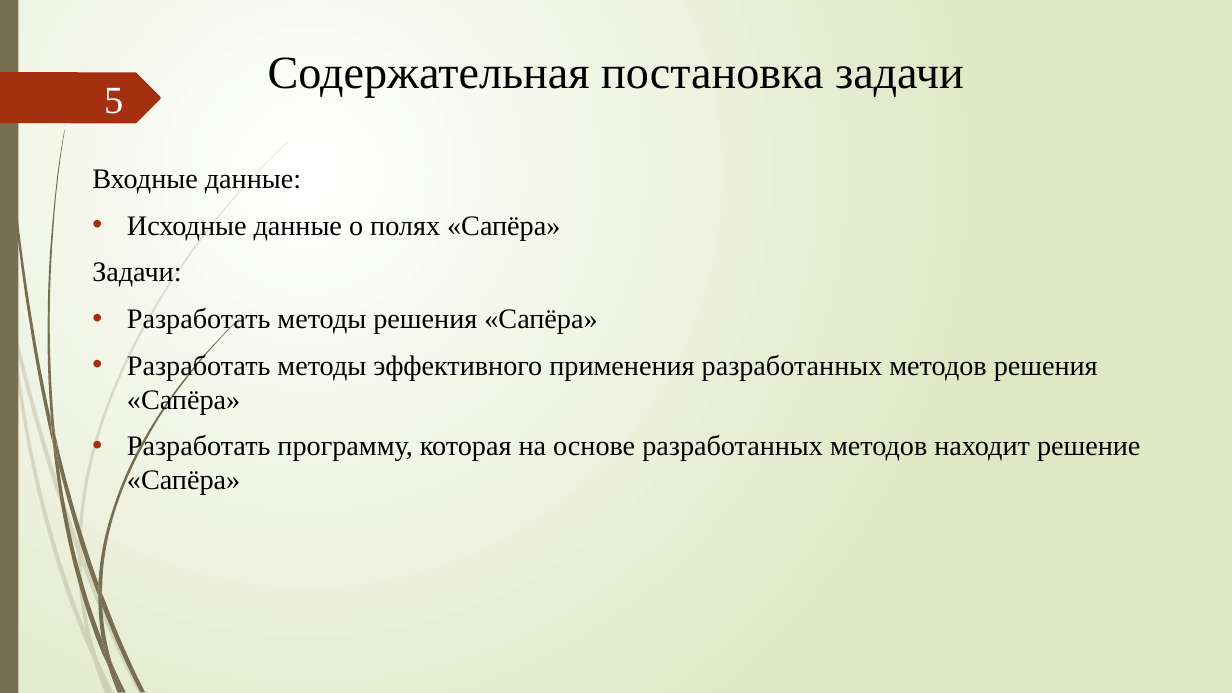
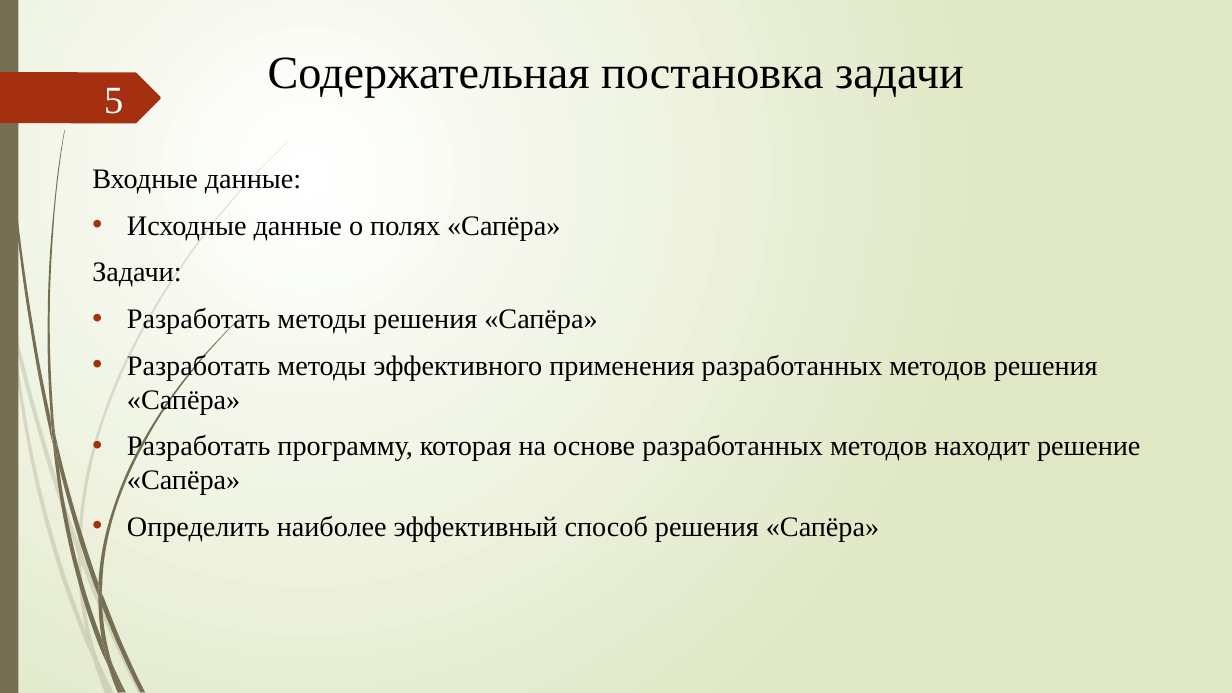
Before and after one commit to xex238/Diploma_2022, a slide deck: slide 5 of docs/Отчёты/ВКР/Новицкий_МПИ-20-4-2_ВКР_Презентация.pptx. Drawn at 1232x693 pixels with LibreOffice and Linux fonts; fonts in the diff are those of the drawing. Boxes give left, top, right and bottom in pixels: in the first picture for what was removed or moved away, otherwise in the second. Text is boxed around its words. In the diff, an @@ line names an element or a change of style, - is before the commit and + after.

```diff
--- a/docs/Отчёты/ВКР/Новицкий_МПИ-20-4-2_ВКР_Презентация.pptx
+++ b/docs/Отчёты/ВКР/Новицкий_МПИ-20-4-2_ВКР_Презентация.pptx
@@ text at box(127, 516, 879, 541): paragraph added @@
+• Определить наиболее эффективный способ решения «Сапёра»
```
Also in this commit, not shown: 5 other slides changed, 9 slides added, 2 slides removed, 1 other file.
